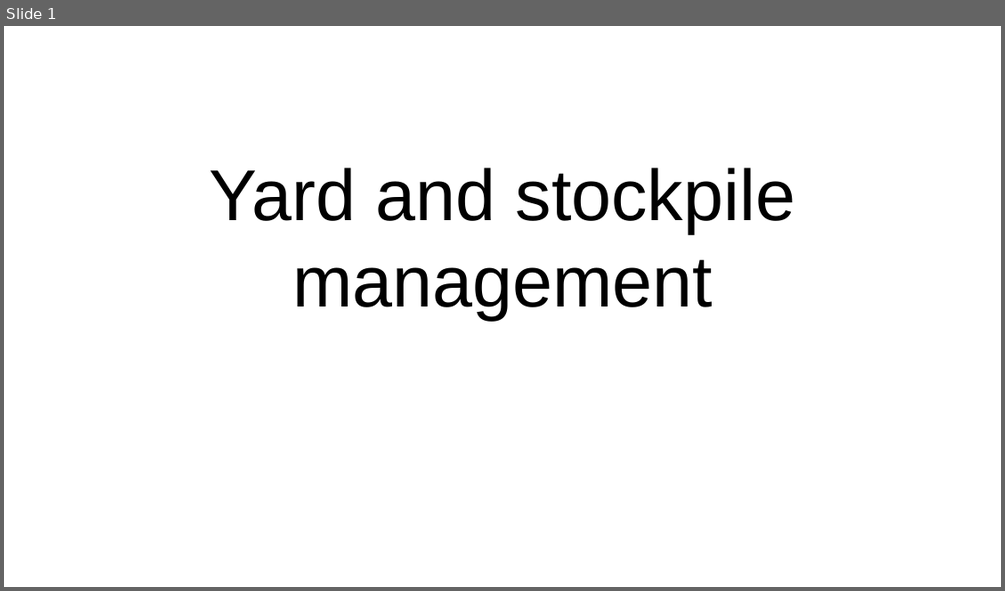
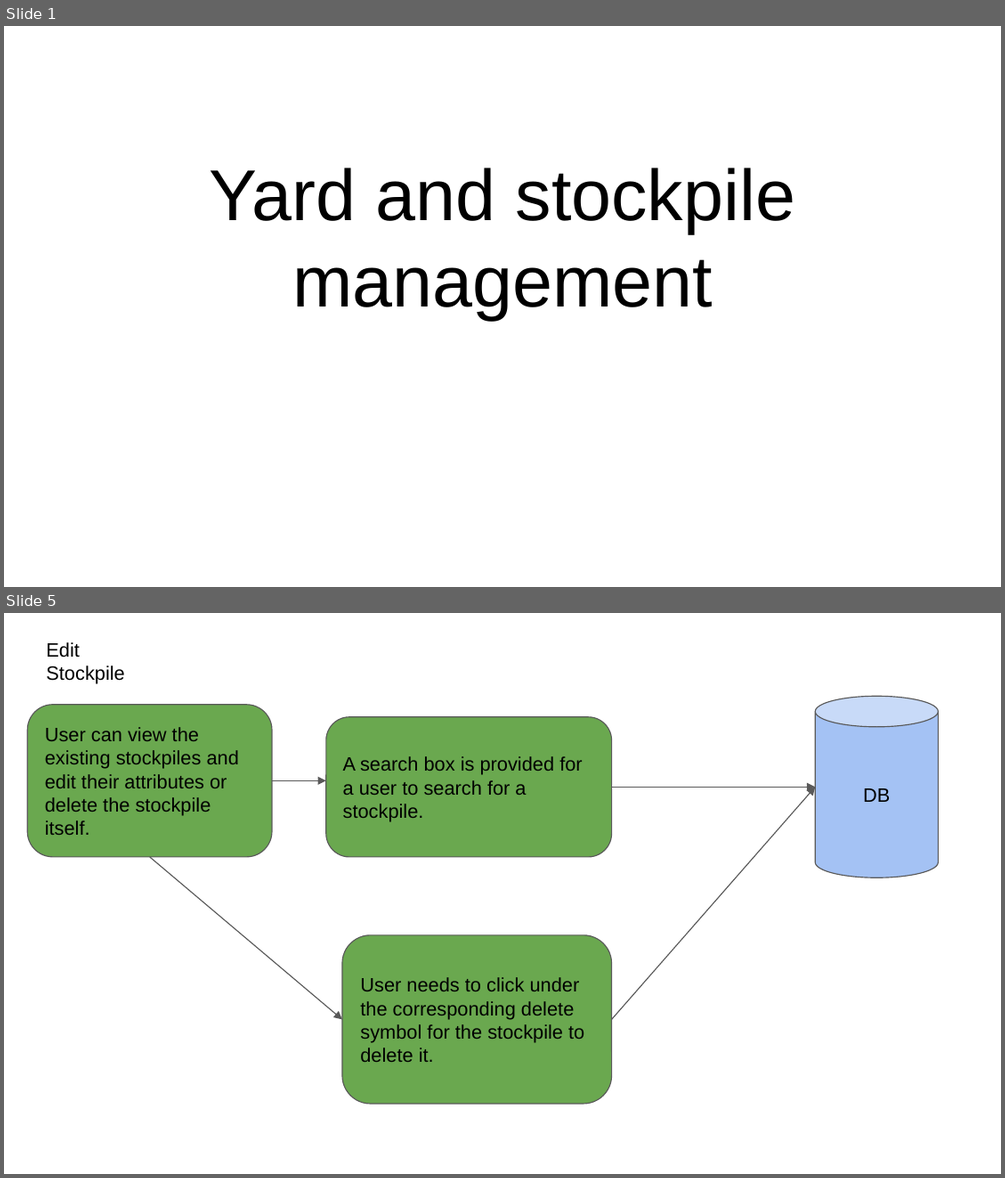
Before and after one commit to elogic-cscts/cscts_srs, a slide deck: Yard_and_Stockpile_SRS/yard-stockpile-flow.pptx. Shown one above the other, each under a label of ours: slide 1 before the commit, slides 1 and 5 after it; the slides between them are not shown. The pictures are 1005x591 and 1005x1178 pixels, drawn with LibreOffice and Linux fonts; fonts in the diff are those of the drawing. Boxes give left, top, right and bottom in pixels: in the first picture for what was removed or moved away, otherwise in the second. Text is boxed around its words. In the diff, an @@ line names an element or a change of style, - is before the commit and + after.

```diff
--- a/Yard_and_Stockpile_SRS/yard-stockpile-flow.pptx
+++ b/Yard_and_Stockpile_SRS/yard-stockpile-flow.pptx
@@ slide 5 added at (x1=4, y1=613, x2=1001, y2=1174), background #FFFFFF @@
@@ text added at (x1=46, y1=642, x2=124, y2=684), 14 pt, text #000000 @@
+Edit Stockpile
@@ rounded rectangle added at (x1=27, y1=705, x2=271, y2=857), fill #6AA84F, outline #595959 0.75 pt, 14 pt, text #000000 @@
+User can view the existing stockpiles and edit their attributes or delete the stockpile itself.
@@ rounded rectangle added at (x1=326, y1=716, x2=611, y2=856), fill #6AA84F, outline #595959 0.75 pt, 14 pt, text #000000 @@
+A search box is provided for a user to search for a stockpile.
@@ cylinder added at (x1=816, y1=696, x2=938, y2=877), fill #A4C2F4, outline #595959 0.75 pt, 14 pt, text #000000 @@
+DB
@@ arrow added from (272, 780) to (326, 780), #595959 0.75 pt @@
@@ arrow added from (611, 787) to (816, 787), #595959 0.75 pt @@
@@ arrow added from (611, 1020) to (816, 787), #595959 0.75 pt @@
@@ arrow added from (150, 857) to (342, 1020), #595959 0.75 pt @@
@@ rounded rectangle added at (x1=342, y1=935, x2=611, y2=1103), fill #6AA84F, outline #595959 0.75 pt, 14 pt, text #000000 @@
+User needs to click under the corresponding delete symbol for the stockpile to delete it.
```
Also in this commit, not shown: 1 slide changed, 5 other slides added, 2 slides removed, 1 other file.
